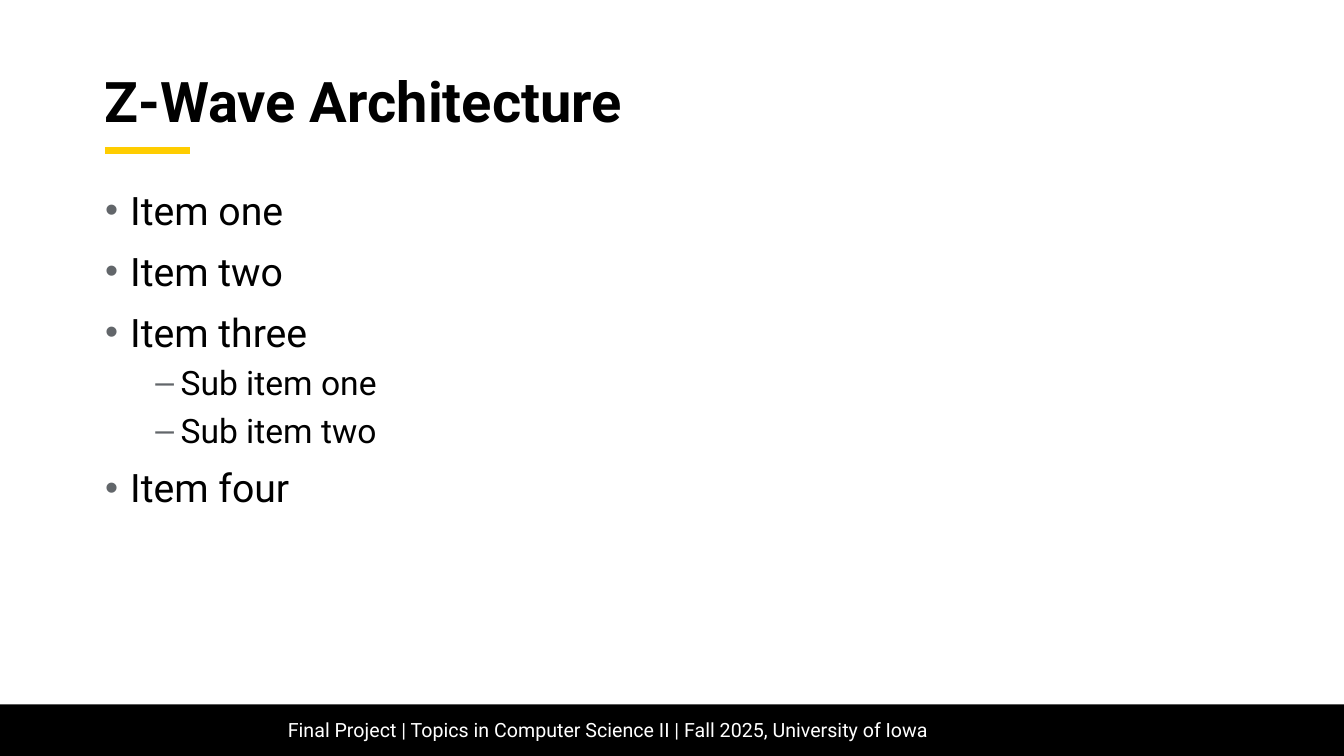
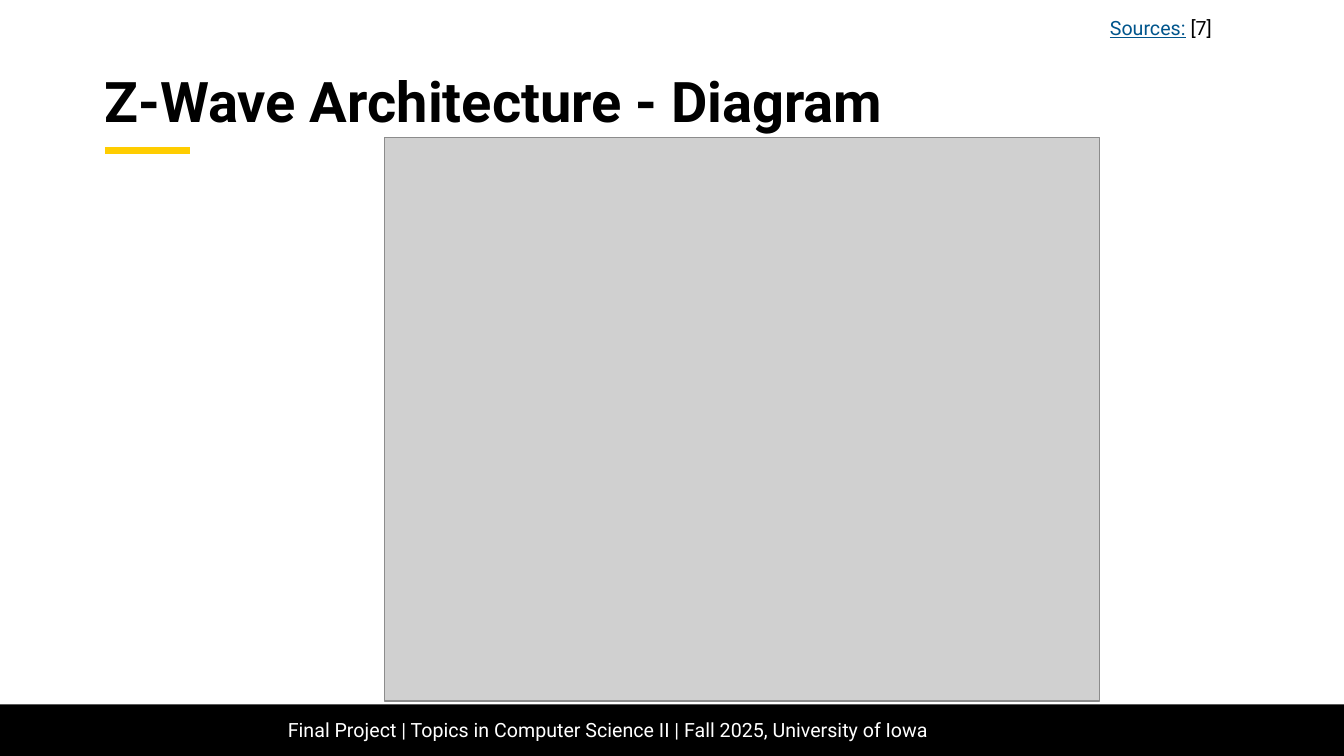
Before and after one commit to mattnkrueger/cs-4980--real-time-cyber-physical-systems, a slide deck: slide 39 of project/final_project-comparison_of_thread_zigbee_and_zwave_for_home_automation.pptx (slide 31 before the commit). Drawn at 1344x756 pixels with LibreOffice and Linux fonts; fonts in the diff are those of the drawing; grey boxes stand for pictures; background and template pictures are left out. Boxes give left, top, right and bottom in pixels: in the first picture for what was removed or moved away, otherwise in the second. Text is boxed around its words. In the diff, an @@ line names an element or a change of style, - is before the commit and + after.

```diff
--- a/project/final_project-comparison_of_thread_zigbee_and_zwave_for_home_automation.pptx
+++ b/project/final_project-comparison_of_thread_zigbee_and_zwave_for_home_automation.pptx
@@ text added at [1110, 19, 1212, 38], 14 pt, text #00558C, underline @@
+Sources: [7]
@@ title at [105, 80, 882, 134]: text changed @@
-Z-Wave Architecture
+Z-Wave Architecture - Diagram
@@ picture added at [384, 137, 1100, 701] @@
@@ text removed at [130, 197, 377, 503] @@
-• Item one
-• Item two
-• Item three
-  ‒ Sub item one
-  ‒ Sub item two
-• Item four
```
Also in this commit, not shown: 31 other slides changed, 20 slides added, 7 slides removed, 2 other files.
